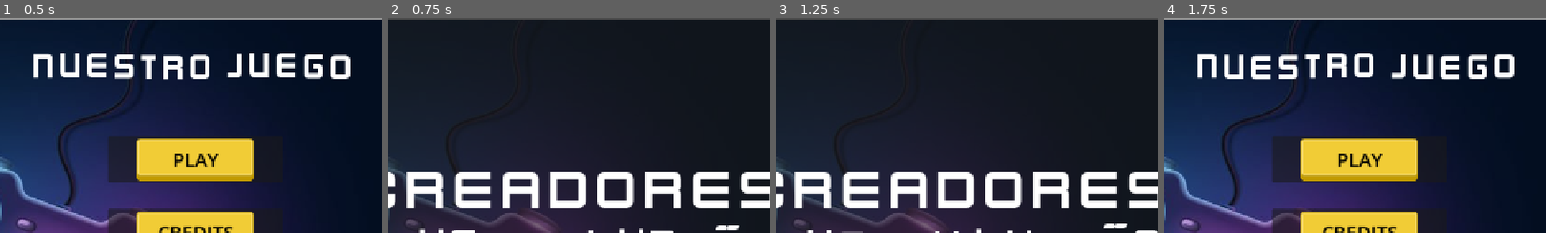
Above: before the commit, frames 1-4 (left to right).
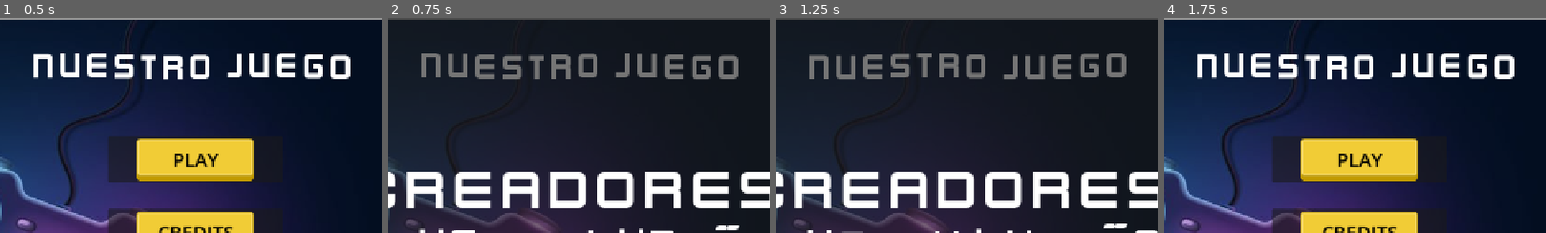
Above: after the commit, the same moments.

Repository: KealPetu/game-kapt-1
Game: Godot game, scene res://Scenes/MainMenu.tscn
Two runs of this game, one before a commit and one after it. Both use one fixed random seed, a clock stepped at 60 frames per second and the inputs below. A sky picture missing from this copy of the repository is replaced by a grey-blue gradient.
Inputs:
- Up to frame 1 (0.5 s): no input
- Up to frame 2 (0.75 s): click "CREDITS" at 0.5 s
- Up to frame 3 (1.25 s): no input
- Up to frame 4 (1.75 s): click "<- BACK" at 1.25 s
The pictures show only the part of the screen within x 24-74%, y 0-50%; the shares and areas given below are measured in that part.

Frame 1 is identical in both runs. In frame 2, 4.4% of the frame differs, in the area x 8-92%, y 16-29%; in frame 3, 4.3%; in frame 4, 2.1%.

Commit message:
MainMenu scene structure changed

Diff:
--- a/Scenes/MainMenu.tscn
+++ b/Scenes/MainMenu.tscn
@@ -6,20 +6,16 @@
 [ext_resource type="Texture2D" uid="uid://cf6i4x5o5egov" path="res://Assets/UI/buttonLarge.png" id="3_ghw46"]
 [ext_resource type="FontFile" uid="uid://hu4il2ytple2" path="res://Assets/UI/kenvector_future.ttf" id="4_ghw46"]
 
-[node name="MainMenu" type="Node" unique_id=896103405]
-script = ExtResource("1_853f1")
-
-[node name="BackgroundLayer" type="CanvasLayer" parent="." unique_id=1625056810]
-
-[node name="Background" type="Control" parent="BackgroundLayer" unique_id=995927877]
+[node name="MainMenu" type="Control" unique_id=809344932]
 layout_mode = 3
 anchors_preset = 15
 anchor_right = 1.0
 anchor_bottom = 1.0
 grow_horizontal = 2
 grow_vertical = 2
+script = ExtResource("1_853f1")
 
-[node name="BackgroundTexture" type="TextureRect" parent="BackgroundLayer/Background" unique_id=475703262]
+[node name="BackgroundTexture" type="TextureRect" parent="." unique_id=475703262]
 layout_mode = 1
 anchors_preset = 15
 anchor_right = 1.0
@@ -29,17 +25,7 @@
 texture = ExtResource("2_8saeu")
 expand_mode = 1
 
-[node name="MainOptionsLayer" type="CanvasLayer" parent="." unique_id=550466583]
-
-[node name="MainOptions" type="Control" parent="MainOptionsLayer" unique_id=2023208472]
-layout_mode = 3
-anchors_preset = 15
-anchor_right = 1.0
-anchor_bottom = 1.0
-grow_horizontal = 2
-grow_vertical = 2
-
-[node name="RichTextLabel" type="RichTextLabel" parent="MainOptionsLayer/MainOptions" unique_id=1917144830]
+[node name="GameTitle" type="RichTextLabel" parent="." unique_id=1917144830]
 layout_mode = 1
 anchors_preset = 5
 anchor_left = 0.5
@@ -56,7 +42,7 @@
 horizontal_alignment = 1
 vertical_alignment = 1
 
-[node name="OptionsContainer" type="VBoxContainer" parent="MainOptionsLayer/MainOptions" unique_id=1478138093]
+[node name="OptionsContainer" type="VBoxContainer" parent="." unique_id=1478138093]
 layout_mode = 1
 anchors_preset = 8
 anchor_left = 0.5
@@ -70,7 +56,7 @@
 grow_horizontal = 2
 grow_vertical = 2
 
-[node name="PlayButton" type="Button" parent="MainOptionsLayer/MainOptions/OptionsContainer" unique_id=896099117]
+[node name="PlayButton" type="Button" parent="OptionsContainer" unique_id=896099117]
 layout_mode = 2
 size_flags_vertical = 2
 theme_override_colors/font_color = Color(0, 0, 0, 1)
@@ -79,7 +65,7 @@
 icon = ExtResource("3_ghw46")
 icon_alignment = 1
 
-[node name="CreditsButton" type="Button" parent="MainOptionsLayer/MainOptions/OptionsContainer" unique_id=459627927]
+[node name="CreditsButton" type="Button" parent="OptionsContainer" unique_id=459627927]
 layout_mode = 2
 size_flags_vertical = 6
 theme_override_colors/font_color = Color(0, 0, 0, 1)
@@ -88,7 +74,7 @@
 icon = ExtResource("3_ghw46")
 icon_alignment = 1
 
-[node name="ExitButton" type="Button" parent="MainOptionsLayer/MainOptions/OptionsContainer" unique_id=1302030049]
+[node name="ExitButton" type="Button" parent="OptionsContainer" unique_id=1302030049]
 layout_mode = 2
 size_flags_vertical = 10
 theme_override_colors/font_color = Color(0, 0, 0, 1)
@@ -97,18 +83,7 @@
 icon = ExtResource("3_ghw46")
 icon_alignment = 1
 
-[node name="CreditsLayer" type="CanvasLayer" parent="." unique_id=939194258]
-visible = false
-
-[node name="CreditsPanel" type="Control" parent="CreditsLayer" unique_id=2045703302]
-layout_mode = 3
-anchors_preset = 15
-anchor_right = 1.0
-anchor_bottom = 1.0
-grow_horizontal = 2
-grow_vertical = 2
-
-[node name="Panel" type="Panel" parent="CreditsLayer/CreditsPanel" unique_id=1650227543]
+[node name="CreditsPanel" type="Panel" parent="." unique_id=1650227543]
 layout_mode = 1
 anchors_preset = 15
 anchor_right = 1.0
@@ -116,7 +91,7 @@
 grow_horizontal = 2
 grow_vertical = 2
 
-[node name="CreditsLabel" type="RichTextLabel" parent="CreditsLayer/CreditsPanel/Panel" unique_id=2009417384]
+[node name="CreditsLabel" type="RichTextLabel" parent="CreditsPanel" unique_id=2009417384]
 layout_mode = 1
 anchors_preset = 8
 anchor_left = 0.5
@@ -139,7 +114,7 @@
 horizontal_alignment = 1
 vertical_alignment = 1
 
-[node name="BackButton" type="Button" parent="CreditsLayer/CreditsPanel/Panel" unique_id=1081431763]
+[node name="BackButton" type="Button" parent="CreditsPanel" unique_id=1081431763]
 layout_mode = 1
 anchors_preset = 7
 anchor_left = 0.5
--- a/Scripts/MainMenu.gd
+++ b/Scripts/MainMenu.gd
@@ -1,22 +1,22 @@
-extends Node
+extends Control
 
-@onready var credits_layer: CanvasLayer = $CreditsLayer
 
 # Main Options
-@onready var main_options_layer: CanvasLayer = $MainOptionsLayer
-@onready var play_button: Button = $MainOptionsLayer/MainOptions/OptionsContainer/PlayButton
-@onready var credits_button: Button = $MainOptionsLayer/MainOptions/OptionsContainer/CreditsButton
-@onready var exit_button: Button = $MainOptionsLayer/MainOptions/OptionsContainer/ExitButton
+@onready var main_options: Control = $OptionsContainer
+@onready var play_button: Button = $OptionsContainer/PlayButton
+@onready var credits_button: Button = $OptionsContainer/CreditsButton
+@onready var exit_button: Button = $OptionsContainer/ExitButton
 
 # Credits Options
-@onready var back_button: Button = $CreditsLayer/CreditsPanel/Panel/BackButton
+@onready var credits_panel: Panel = $CreditsPanel
+@onready var back_button: Button = $CreditsPanel/BackButton
 
 func _ready() -> void:
 	play_button.pressed.connect(_on_play_pressed)
 	credits_button.pressed.connect(_on_credits_pressed)
 	exit_button.pressed.connect(_on_exit_pressed)
 	back_button.pressed.connect(_on_back_pressed)
-	credits_layer.hide()
+	credits_panel.hide()
 
 
 func _on_play_pressed():
@@ -25,13 +25,13 @@
 
 
 func _on_credits_pressed():
-	main_options_layer.hide()
-	credits_layer.show()
+	main_options.hide()
+	credits_panel.show()
 
 
 func _on_back_pressed():
-	main_options_layer.show()
-	credits_layer.hide()
+	main_options.show()
+	credits_panel.hide()
 
 
 func _on_exit_pressed():
